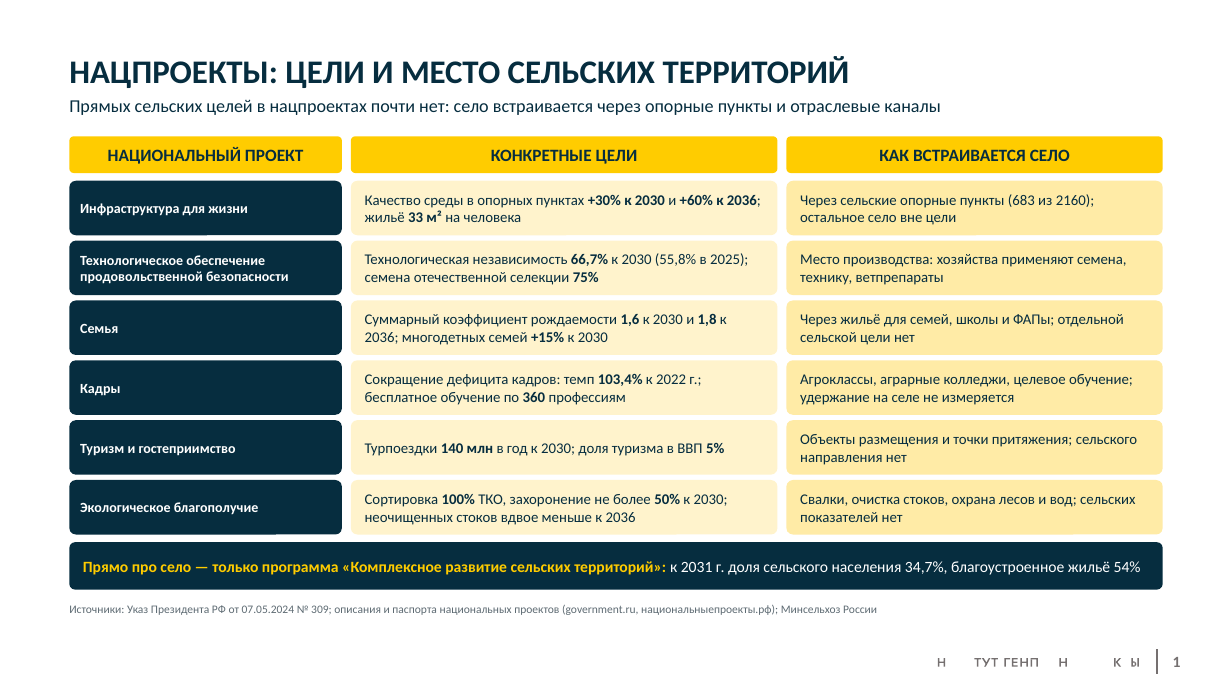
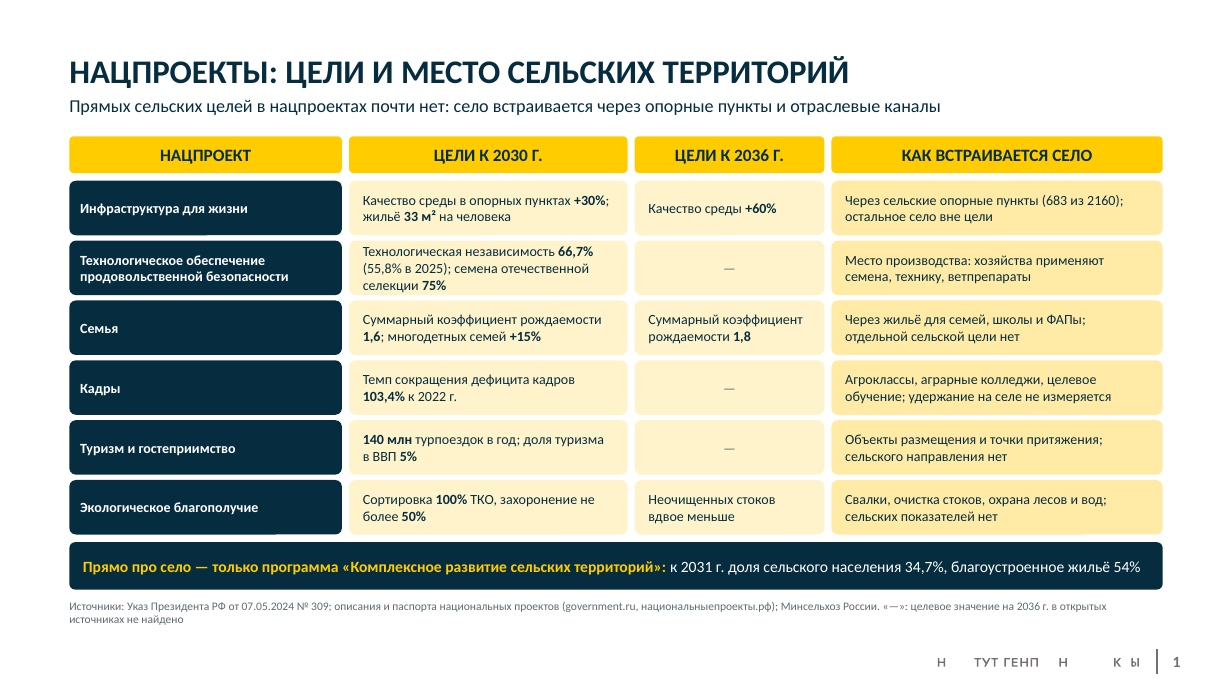
Before and after one commit to farengorer/Cloud, a slide deck: slide 1 of slide_natsproekty.pptx. Drawn at 1232x693 pixels with LibreOffice and Linux fonts; fonts in the diff are those of the drawing; background and template pictures are left out. Boxes give left, top, right and bottom in pixels: in the first picture for what was removed or moved away, otherwise in the second. Text is boxed around its words. In the diff, an @@ line names an element or a change of style, - is before the commit and + after.

```diff
--- a/slide_natsproekty.pptx
+++ b/slide_natsproekty.pptx
@@ text in rounded rectangle at (160, 149, 251, 164): text changed @@
-НАЦИОНАЛЬНЫЙ ПРОЕКТ
+НАЦПРОЕКТ
@@ rounded rectangle "ЦЕЛИ К 2030 Г.": place and size @@
-rounded rectangle "ЦЕЛИ К 2030 Г." at (351, 136, 777, 173)
+rounded rectangle "ЦЕЛИ К 2030 Г." at (349, 136, 628, 173)
@@ text in rounded rectangle at (434, 149, 543, 164): text changed @@
-КОНКРЕТНЫЕ ЦЕЛИ
+ЦЕЛИ К 2030 Г.
@@ rounded rectangle added at (635, 136, 824, 173), fill #FFCC00, 21 pt, text #062D3F, bold @@
+ЦЕЛИ К 2036 Г.
@@ rounded rectangle "КАК ВСТРАИВАЕТСЯ СЕЛО": place and size @@
-rounded rectangle "КАК ВСТРАИВАЕТСЯ СЕЛО" at (786, 136, 1163, 173)
+rounded rectangle "КАК ВСТРАИВАЕТСЯ СЕЛО" at (831, 136, 1163, 173)
@@ rounded rectangle "Качество среды в опорных пунктах ...": place and size @@
-rounded rectangle "Качество среды в опорных пунктах ..." at (351, 181, 777, 235)
+rounded rectangle "Качество среды в опорных пунктах ..." at (349, 181, 628, 235)
@@ text in rounded rectangle at (363, 195, 609, 221): text changed; size 18 to 17 pt @@
-Качество среды в опорных пунктах +30% к 2030 и +60% к 2036; жильё 33 м² на человека
+Качество среды в опорных пунктах +30%; жильё 33 м² на человека
@@ rounded rectangle added at (635, 181, 824, 235), fill #FFF3CC, 17 pt, text #062D3F @@
+Качество среды +60%
@@ rounded rectangle "Через сельские опорные пункты (683 ...": place and size @@
-rounded rectangle "Через сельские опорные пункты (683 ..." at (786, 181, 1163, 235)
+rounded rectangle "Через сельские опорные пункты (683 ..." at (831, 181, 1163, 235)
@@ rounded rectangle "Технологическая независимость 66,7% (55,8% в ...": place and size @@
-rounded rectangle "Технологическая независимость 66,7% (55,8% в ..." at (351, 241, 777, 295)
+rounded rectangle "Технологическая независимость 66,7% (55,8% в ..." at (349, 241, 628, 295)
@@ text in rounded rectangle at (363, 246, 593, 293): text changed; size 18 to 17 pt @@
-Технологическая независимость 66,7% к 2030 (55,8% в 2025); семена отечественной селекции 75%
+Технологическая независимость 66,7% (55,8% в 2025); семена отечественной селекции 75%
@@ rounded rectangle added at (635, 241, 824, 295), fill #FFF3CC, 17 pt, text #5E6B73 @@
+—
@@ rounded rectangle "Место производства: хозяйства применяют семена, ...": place and size @@
-rounded rectangle "Место производства: хозяйства применяют семена, ..." at (786, 241, 1163, 295)
+rounded rectangle "Место производства: хозяйства применяют семена, ..." at (831, 241, 1163, 295)
@@ rounded rectangle "Суммарный коэффициент рождаемости 1,6; многодетных ...": place and size @@
-rounded rectangle "Суммарный коэффициент рождаемости 1,6; многодетных ..." at (351, 300, 777, 355)
+rounded rectangle "Суммарный коэффициент рождаемости 1,6; многодетных ..." at (349, 300, 628, 355)
@@ text in rounded rectangle at (363, 314, 601, 344): text changed; size 18 to 17 pt @@
-Суммарный коэффициент рождаемости 1,6 к 2030 и 1,8 к 2036; многодетных семей +15% к 2030
+Суммарный коэффициент рождаемости 1,6; многодетных семей +15%
@@ rounded rectangle added at (635, 300, 824, 355), fill #FFF3CC, 17 pt, text #062D3F @@
+Суммарный коэффициент рождаемости 1,8
@@ rounded rectangle "Через жильё для семей, школы ...": place and size @@
-rounded rectangle "Через жильё для семей, школы ..." at (786, 300, 1163, 355)
+rounded rectangle "Через жильё для семей, школы ..." at (831, 300, 1163, 355)
@@ rounded rectangle "Темп сокращения дефицита кадров 103,4% ...": place and size @@
-rounded rectangle "Темп сокращения дефицита кадров 103,4% ..." at (351, 360, 777, 415)
+rounded rectangle "Темп сокращения дефицита кадров 103,4% ..." at (349, 360, 628, 415)
@@ text in rounded rectangle at (363, 374, 575, 403): text changed; size 18 to 17 pt @@
-Сокращение дефицита кадров: темп 103,4% к 2022 г.; бесплатное обучение по 360 профессиям
+Темп сокращения дефицита кадров 103,4% к 2022 г.
@@ rounded rectangle added at (635, 360, 824, 415), fill #FFF3CC, 17 pt, text #5E6B73 @@
+—
@@ rounded rectangle "Агроклассы, аграрные колледжи, целевое обучение; ...": place and size @@
-rounded rectangle "Агроклассы, аграрные колледжи, целевое обучение; ..." at (786, 360, 1163, 415)
+rounded rectangle "Агроклассы, аграрные колледжи, целевое обучение; ..." at (831, 360, 1163, 415)
@@ rounded rectangle "140 млн турпоездок в год; ...": place and size @@
-rounded rectangle "140 млн турпоездок в год; ..." at (351, 420, 777, 475)
+rounded rectangle "140 млн турпоездок в год; ..." at (349, 420, 628, 475)
@@ text in rounded rectangle at (363, 435, 604, 461): text changed; size 18 to 17 pt @@
-Турпоездки 140 млн в год к 2030; доля туризма в ВВП 5%
+140 млн турпоездок в год; доля туризма в ВВП 5%
@@ rounded rectangle added at (635, 420, 824, 475), fill #FFF3CC, 17 pt, text #5E6B73 @@
+—
@@ rounded rectangle "Объекты размещения и точки притяжения; ...": place and size @@
-rounded rectangle "Объекты размещения и точки притяжения; ..." at (786, 420, 1163, 475)
+rounded rectangle "Объекты размещения и точки притяжения; ..." at (831, 420, 1163, 475)
@@ rounded rectangle "Сортировка 100% ТКО, захоронение не ...": place and size @@
-rounded rectangle "Сортировка 100% ТКО, захоронение не ..." at (351, 480, 777, 535)
+rounded rectangle "Сортировка 100% ТКО, захоронение не ..." at (349, 480, 628, 535)
@@ text in rounded rectangle at (363, 494, 594, 521): text changed; size 18 to 17 pt @@
-Сортировка 100% ТКО, захоронение не более 50% к 2030; неочищенных стоков вдвое меньше к 2036
+Сортировка 100% ТКО, захоронение не более 50%
@@ rounded rectangle added at (635, 480, 824, 535), fill #FFF3CC, 17 pt, text #062D3F @@
+Неочищенных стоков вдвое меньше
@@ size 18 to 17 pt in 6 elements at (831, 181, 1163, 235), (831, 241, 1163, 295), (831, 300, 1163, 355), (831, 360, 1163, 415), (831, 420, 1163, 475), (831, 480, 1163, 535) @@
@@ rounded rectangle "Свалки, очистка стоков, охрана лесов ...": place and size @@
-rounded rectangle "Свалки, очистка стоков, охрана лесов ..." at (786, 480, 1163, 535)
+rounded rectangle "Свалки, очистка стоков, охрана лесов ..." at (831, 480, 1163, 535)
@@ text at (69, 602, 1107, 625): text changed @@
-Источники: Указ Президента РФ от 07.05.2024 № 309; описания и паспорта национальных проектов (government.ru, национальныепроекты.рф); Минсельхоз России
+Источники: Указ Президента РФ от 07.05.2024 № 309; описания и паспорта национальных проектов (government.ru, национальныепроекты.рф); Минсельхоз России. «—»: целевое значение на 2036 г. в открытых источниках не найдено
```
Also in this commit, not shown: 1 other file.
